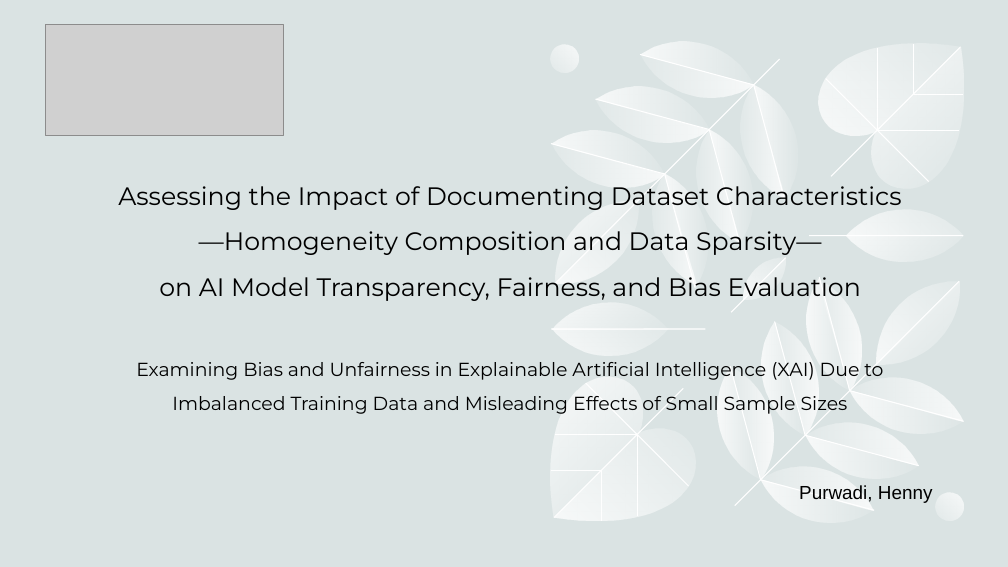
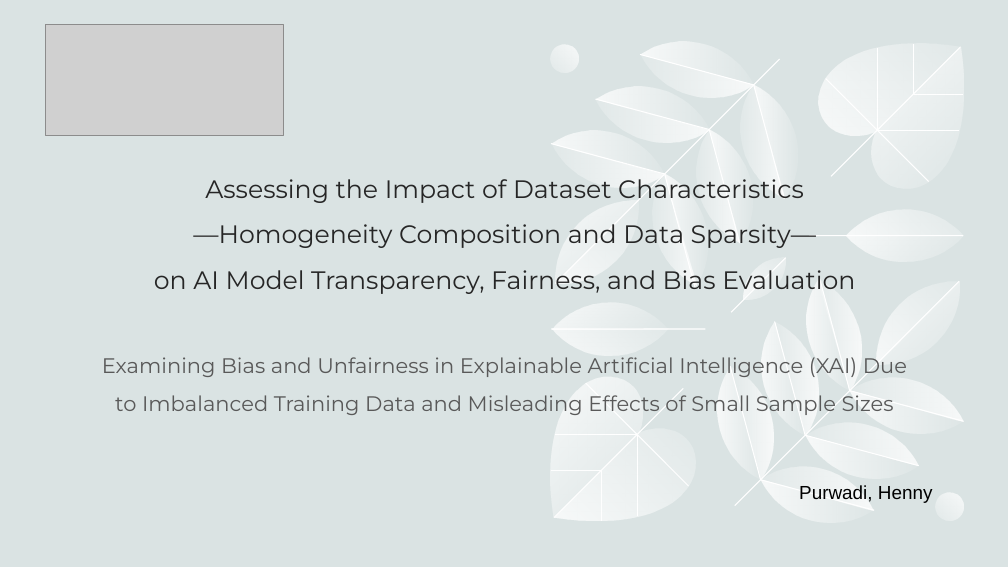
Before and after one commit to hennypurwadi/Imbalanced-or-Balanced-Dataset-Composition, a slide deck: slide 1 of 202370140_XAI_Presentation_1.pptx. Drawn at 1008x567 pixels with LibreOffice and Linux fonts; fonts in the diff are those of the drawing; grey boxes stand for pictures. Boxes give left, top, right and bottom in pixels: in the first picture for what was removed or moved away, otherwise in the second. Text is boxed around its words. In the diff, an @@ line names an element or a change of style, - is before the commit and + after.

```diff
--- a/202370140_XAI_Presentation_1.pptx
+++ b/202370140_XAI_Presentation_1.pptx
@@ title at [102,179,907,415]: text changed; size 24 to 20 pt; text colour #000000 to #595959 @@
-Assessing the Impact of Documenting Dataset Characteristics
-—Homogeneity Composition and Data Sparsity—
-on AI Model Transparency, Fairness, and Bias Evaluation
-Examining Bias and Unfairness in Explainable Artificial Intelligence (XAI) Due to Imbalanced Training Data and Misleading Effects of Small Sample Sizes
+Assessing the Impact of Dataset Characteristics
+—Homogeneity Composition and Data Sparsity—
+on AI Model Transparency, Fairness, and Bias Evaluation
+Examining Bias and Unfairness in Explainable Artificial Intelligence (XAI) Due to Imbalanced Training Data and Misleading Effects of Small Sample Sizes
```
Also in this commit, not shown: 7 other slides changed, 1 other file.
